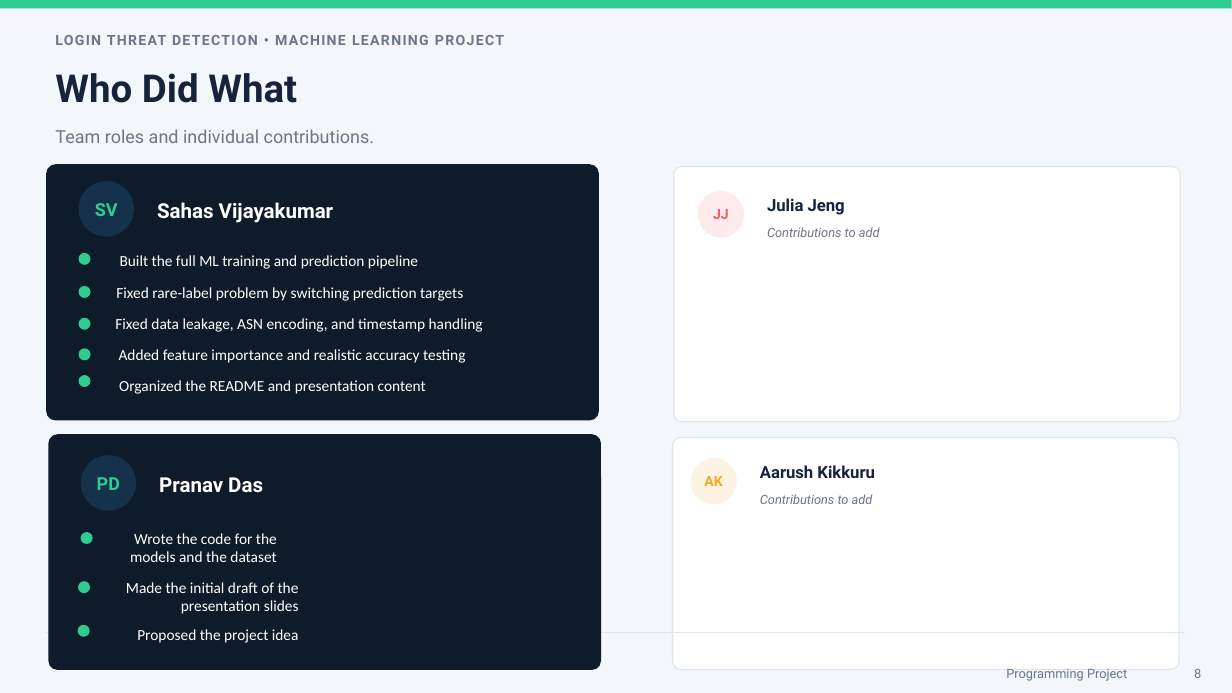
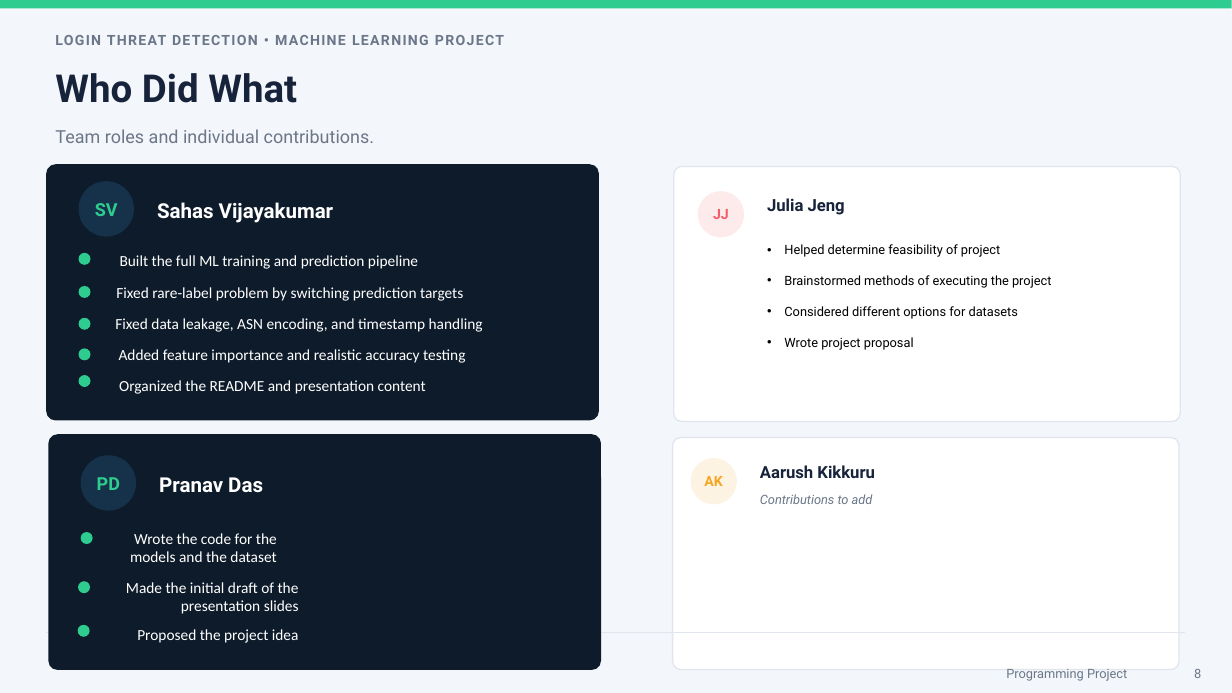
Before and after one commit to PranavDas1234/UT-Dallas-Secure-Login-Project, a slide deck: slide 8 of Login Threat Detection Project Presentation.pptx. Drawn at 1232x693 pixels with LibreOffice and Linux fonts; fonts in the diff are those of the drawing. Boxes give left, top, right and bottom in pixels: in the first picture for what was removed or moved away, otherwise in the second. Text is boxed around its words. In the diff, an @@ line names an element or a change of style, - is before the commit and + after.

```diff
--- a/Login Threat Detection Project Presentation.pptx
+++ b/Login Threat Detection Project Presentation.pptx
@@ text at (x1=784, y1=244, x2=1051, y2=350): text changed; text colour #6B7789 to #000000; italic off @@
-Contributions to add
+• Helped determine feasibility of project
+• Brainstormed methods of executing the project
+• Considered different options for datasets
+• Wrote project proposal
```
